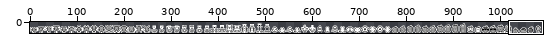
A sprite sheet gets an edit: assets/towers.png. Above: a wide view before the commit, with the close-up outlined.
Close-up. The starting point:
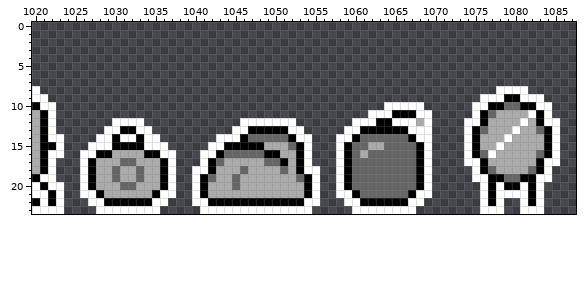
The file is 1088x24 pixels. Shown: x 1020..1087, y 0..23.
And afterwards:
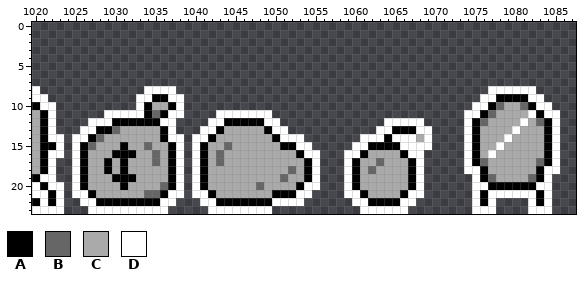
Palette (. is transparent): A #000000  B #666666  C #aaaaaa  D #ffffff
From old to new:
Changed rows in their new state; - is an unchanged pixel.
first column x 1025:
 8 ---------DDDD---------------------------------------D----D---
 9 --------DDAADD---------------------------------------A--A----
10 --------DACCAD-------------------------.....---------BCCB----
11 ----DDDDDABADD----DDDDDDD------------........----D----------D
12 --DDDAAAAAADD----DDAAAAA--..-------....D---D.-----AB------BA-
13 -DDAABCCCCCAD---DDACCCCC-DD..-----....DD--A--------C------C--
14 DDABCCCCCCCADD-DDACCCCCCCADD-.---...DDDADDDC-----------------
15 DABCCC-CCBCCAD-DACCBCCCC--AAD----..DDAAAADDD-----------------
16 DACCCAAA-CBCAD-DACBCCCCCCC----D--.DDACCCCADD.------C------C--
17 DAC-A-AC--BCAD-DAC------CCC-CAD--.DACC-CCCAD.-----AB------BA-
18 DAC-ACA-C--CAD--AC---C----CBCA---.DAC-CCCCAD.----D--C----C--D
19 DAC--AAAC--CAD---C--C-----B-C----.DACCCCCCAD.------ABCCCCBA--
20 DAC---AC---BAD------C--B----AD---.DACCCCCCAD.-----D--A--A--D-
21 D-AC-----BBA-D--DA-------AAADD.--.-DACCCCAD-.-----DAD----DAD-
22 -D-A------A-D--.-D-------DDDD..---.-D----D-.------DAD.--.DAD-
23 --D--------D----.--------.....-----.------.-------D--.--.--D-
Changed places in both close-ups, as pixel boxes (x1, y1, x2, y2):
changed: (72, 86, 432, 214)
changed: (464, 86, 560, 214)
